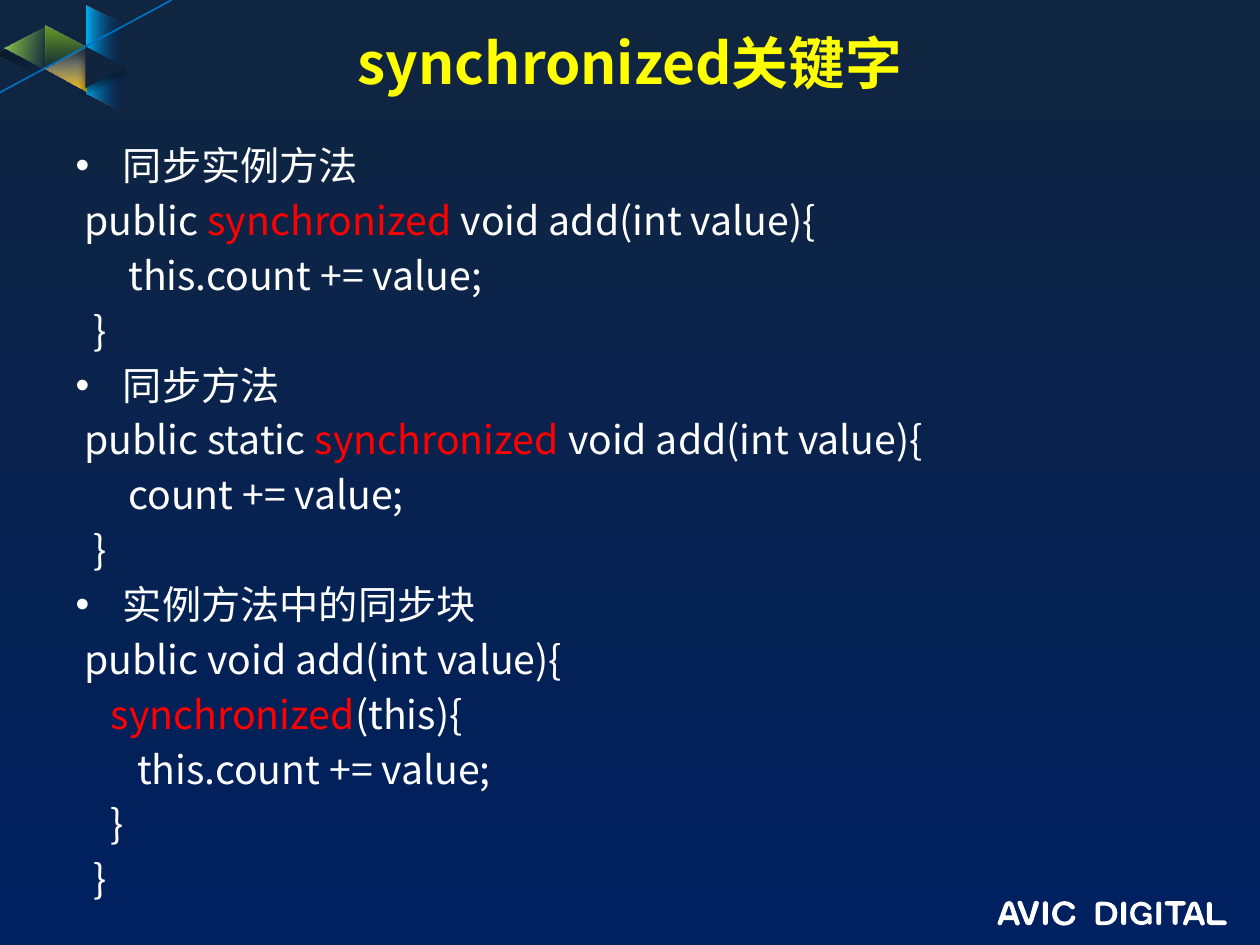
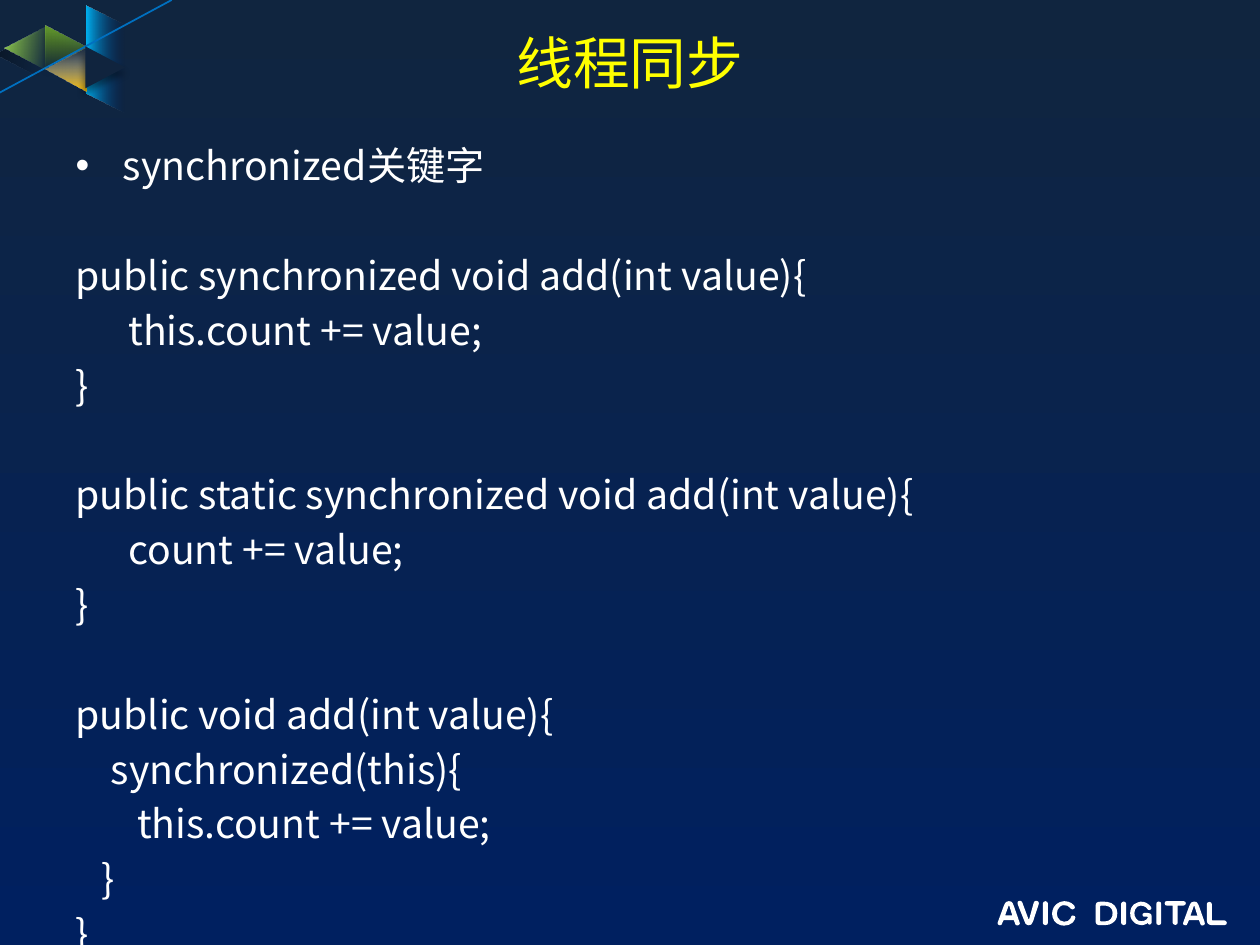
Before and after one commit to guofengzh/java-way, a slide deck: slide 10 of java/docs/13.java-线程.pptx (slide 13 before the commit). Drawn at 1260x945 pixels with LibreOffice and Linux fonts; fonts in the diff are those of the drawing; background and template pictures are left out. Boxes give left, top, right and bottom in pixels: in the first picture for what was removed or moved away, otherwise in the second. Text is boxed around its words. In the diff, an @@ line names an element or a change of style, - is before the commit and + after.

```diff
--- a/java/docs/13.java-线程.pptx
+++ b/java/docs/13.java-线程.pptx
@@ title at (x1=517, y1=36, x2=744, y2=89): text changed; bold off @@
-synchronized关键字
+线程同步
@@ text at (x1=123, y1=147, x2=485, y2=189): text changed @@
-• 同步实例方法
+• synchronized关键字
@@ text at (x1=76, y1=258, x2=914, y2=793): text colour #FF0000 to #FFFFFF in "synchronized", "synchronized", "synchronized(this){" @@
@@ text at (x1=123, y1=367, x2=280, y2=404): paragraph removed @@
-• 同步方法
@@ text at (x1=123, y1=586, x2=476, y2=623): paragraph removed @@
-• 实例方法中的同步块
```
Also in this commit, not shown: 15 slides added, 5 slides removed.
